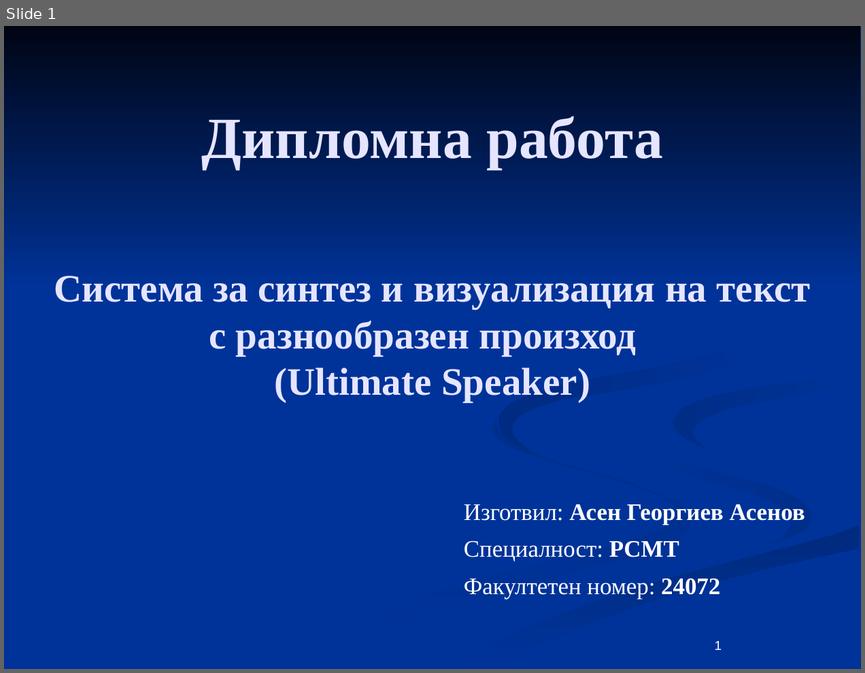
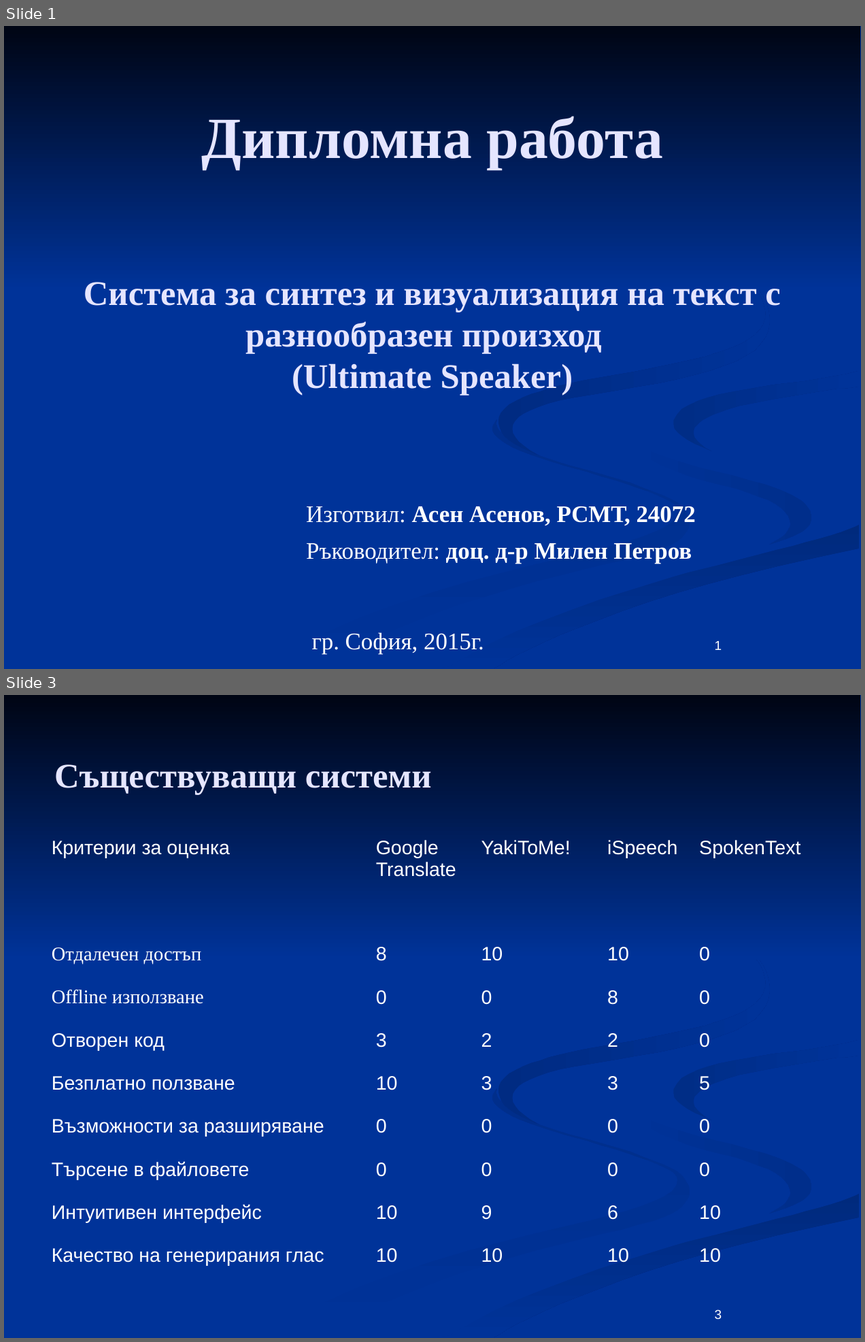
Before and after one commit to aasenov/ultimate-speaker, a slide deck: docs/Diplomna.odp. Shown one above the other, each under a label of ours: slide 1 before the commit, slides 1 and 3 after it; the slides between them are not shown. The pictures are 865x673 and 865x1342 pixels, drawn with LibreOffice and Linux fonts; fonts in the diff are those of the drawing. Boxes give left, top, right and bottom in pixels: in the first picture for what was removed or moved away, otherwise in the second. Text is boxed around its words. In the diff, an @@ line names an element or a change of style, - is before the commit and + after.

```diff
--- a/docs/Diplomna.odp
+++ b/docs/Diplomna.odp
@@ slide 3 added at (4, 695, 861, 1338), background #003399; not listed: 7 template elements that a slide beside it also shows @@
@@ title added at (54, 764, 432, 795), 32 pt, text #E5E5FF, bold @@
+Съществуващи системи
@@ table added at (43, 834, 821, 1285), 9 rows, 5 columns @@
+Критерии за оценка | Google Translate | YakiToMe! | iSpeech | SpokenText
+Отдалечен достъп | 8 | 10 | 10 | 0
+Offline използване | 0 | 0 | 8 | 0
+Отворен код | 3 | 2 | 2 | 0
+Безплатно ползване | 10 | 3 | 3 | 5
+Възможности за разширяване | 0 | 0 | 0 | 0
+Търсене в файловете | 0 | 0 | 0 | 0
+Интуитивен интерфейс | 10 | 9 | 6 | 10
+Качество на генерирания глас | 10 | 10 | 10 | 10
@@ page number added at (715, 1309, 722, 1319), 12 pt, text #FFFFFF @@
+3
@@ slide 1 changed as well @@
@@ title "Система за синтез и визуализация ..." at (84, 282, 781, 395): size 36 to 32 pt @@
@@ subtitle at (306, 505, 696, 564): text changed; bold on @@
-Изготвил: Асен Георгиев Асенов
-Специалност: РСМТ
-Факултетен номер: 24072
+Изготвил: Асен Асенов, РСМТ, 24072
+Ръководител: доц. д-р Милен Петров
@@ text added at (312, 632, 484, 654), 22 pt, text #FFFFFF @@
+гр. София, 2015г.
```
Also in this commit, not shown: 10 other slides added, 9 slides removed.
